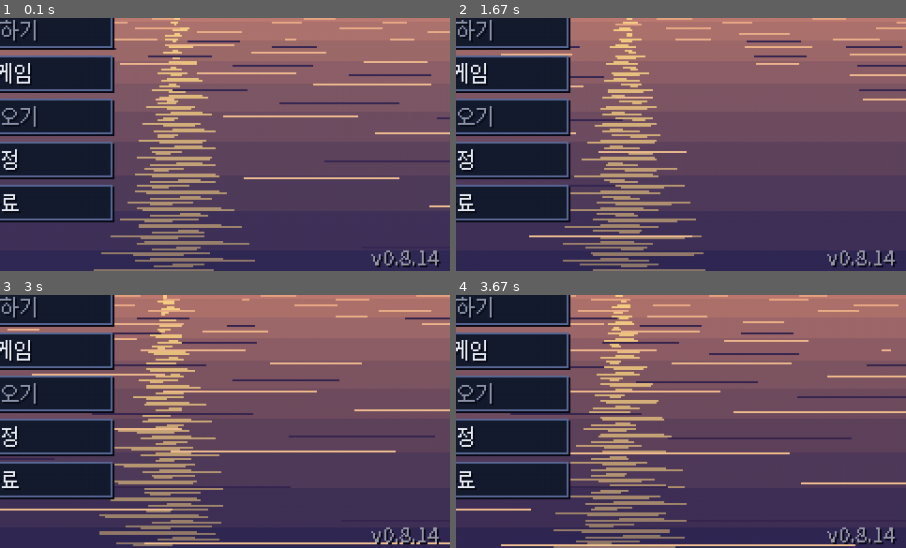
Above: before the commit, frames 1-4 (two rows, left to right).
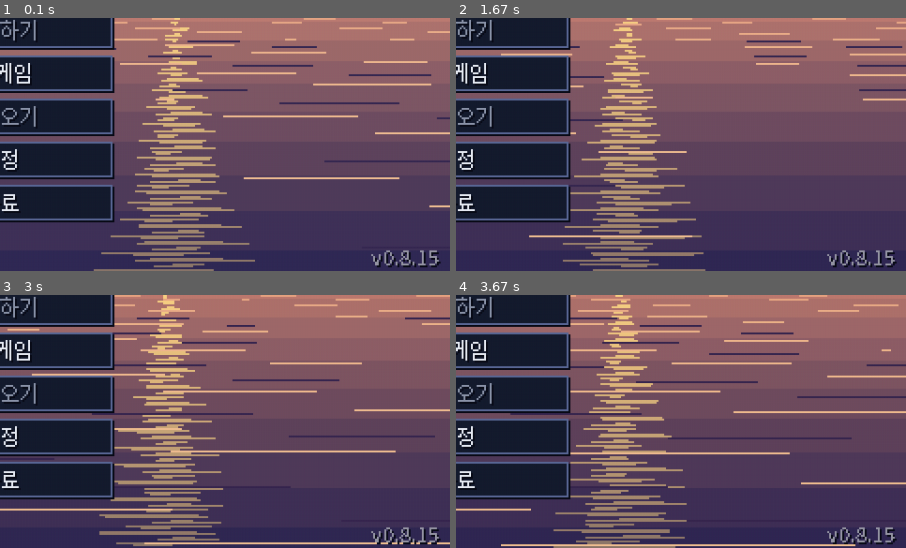
Above: after the commit, the same moments.

Repository: sinsiu60/fishingplanet
Game: pygame game, started from main.py
Two runs of this game, one before a commit and one after it. Both use one fixed random seed, a clock stepped at 60 frames per second and the inputs below.
Inputs (mouse positions are % of the whole screen's width and height, from its top left):
- Up to frame 1 (0.1 s): no input
- Up to frame 2 (1.67 s): tap C at 0.83 s
- Up to frame 3 (3 s): hold Up 2.17-2.63 s; move the mouse to (19, 35) at 2.2 s; hold Up 2.67-2.97 s; move the mouse to (65, 15) at 2.7 s
- Up to frame 4 (3.67 s): tap Tab at 3.4 s
The pictures show only the part of the screen within x 50-100%, y 50-100%; the shares and areas given below are measured in that part.

The runs differ from the first frame. In frame 1, 0.1% of the frame differs, in the area x 94-98%, y 91-99%; in frame 2, 0.1%; in frame 3, 0.1%; in frame 4, 0.1%.

Commit message:
v0.8.15: 지침·장력·돌진을 사운드 개편 전과 소리·진동·타이밍까지 동일하게 (예전 커밋과 순서 비교로 확인)
Co-Authored-By: Claude Opus 5.5 <noreply@anthropic.com>
Claude-Session: https://claude.ai/code/session_01XkZZxEWm7K26sk4a4EAFMF

Diff:
--- a/dist_readme.txt
+++ b/dist_readme.txt
@@ -1,4 +1,4 @@
-낚시 게임 v0.8.14
+낚시 게임 v0.8.15
 ================
 
 실행: FishingGame.exe 를 더블클릭하세요. (Python 설치 필요 없음)
--- a/src/audio/fight_audio.py
+++ b/src/audio/fight_audio.py
@@ -3,7 +3,7 @@
   릴 감기     감기 속도 → 클릭 간격(빠를수록 촘촘)·피치(#0~4)
   드랙 풀림   줄이 풀리는 속도 → 바람 '휘이잉' 반복음 높이(#0~3)·음량 (v0.8.13: 예전 '지이잉'은 거슬려서)
   장력 삐걱임 v0.8.14 롤백으로 없앰 — 예전처럼 빨강·줄 50% 아래에서 가끔 '끼익'(fight 'creak' 이벤트, fishing_scene)
-  줄 실금     내구도 50% 아래부터 '지직' — 낮을수록 잦고 크게
+  줄 실금     v0.8.14 롤백으로 없앰 (예전엔 그 구간에 '끼익'만)
   드랙 단계   단계가 바뀔 때마다 묵직한 '딸깍' (단계 = 피치)
   몸부림     물고기가 움직일 때 가끔 첨벙 — 가까울수록 크게
 
@@ -47,7 +47,7 @@
 
     def update(self, dt: float, v: dict, red_at: float = RED, active: bool = True) -> None:
         reel, payout = v.get("reel", 0.0), v.get("payout", 0.0)
-        line, drag, near = v.get("line", 1.0), v.get("drag"), v.get("near", 0.5)
+        drag, near = v.get("drag"), v.get("near", 0.5)
         # 드랙 풀림: 바람 휘이잉 (풀리는 속도 → 높이 단계·음량). 살짝 풀릴 땐 안 내서 파이팅 내내 깔리지 않게
         if payout > 0.12:
             step = min(3, int(payout * 4))
@@ -61,13 +61,6 @@
                 self.click_t = max(0.022, 0.16 / (0.4 + reel))
                 step = min(4, int(reel / 3.0 * 5))
                 self.sfx.play(f"sfx_reel_click#{step}", 0.35 + 0.1 * min(1.0, reel / 2))
-        # 줄 실금: 내구도 50% 아래, 낮을수록 잦고 크게
-        if line < 0.5:
-            self.crack_t -= dt
-            if self.crack_t <= 0:
-                k = 1 - line / 0.5
-                self.crack_t = random.uniform(0.8, 1.4) * (1.8 - 1.4 * k)
-                self.sfx.play("sfx_line_crack", 0.3 + 0.6 * k)
         # 드랙 단계 딸깍
         if drag is not None:
             d = int(round(drag))
--- a/src/audio/signal_audio.py
+++ b/src/audio/signal_audio.py
@@ -8,8 +8,8 @@
   참기   '타타타탁'
   제스처 '끼리릭'
 
-v0.8.14 롤백: 돌진(rush)은 사운드 개편 전 소리로 — 예고 순간 'legacy_sig_release'(낮게 빠지는 쉬익), 줄 펄스 동안
-'legacy_rush_hum0~7', 돌진 순간 'legacy_rush_go' (assets/sfx/legacy_*.wav, tools/legacy_sfx_extract.py). 시각은 그대로.
+v0.8.14 롤백: 돌진(rush)은 여기서 소리를 내지 않는다 — 사운드 개편 전과 똑같이 fishing_scene._rush_audio 가
+줄 펄스 동안 legacy_rush_hum0~7 과 'pump' 진동을, 돌진 순간 legacy_rush_go 를 낸다.
 
 시각 보정: 정해진 시각에 내는 소리(빌드업·틱·쉬익·띵)는 설정 '오디오 지연 보정'만큼 일찍 낸다 → 들리는 순간 = 화면 순간.
 진동은 Sfx.play(haptic=)가 소리 어택에 맞춘다. 펌핑(박자 북)은 판정 박자와 같은 틱에 따로 낸다 (fishing_scene).
@@ -46,13 +46,13 @@
         b = fight.brain
         hap = f"sig_{fam}"
         self.curs = [c for c in self.curs if c["a"] != action]
+        if action == "rush":
+            return  # v0.8.14 롤백: 예전 방식 (fishing_scene._rush_audio)
         if fam == "release":
             crouch = self.rc["crouch_frac"] * (self.rc["frenzy_crouch_mult"] if "frenzy" in fight.mutations else 1.0)
             self.curs.append({"a": action, "fam": fam, "hum": -1, "go": False,
                               "start": crouch if action == "rush" else 0.0})
-            if action == "rush":
-                self._play("legacy_sig_release", 0.8, haptic=hap)  # 예전 그대로: 예고 순간 계열 소리
-            else:
+            if action != "rush":
                 self._vib(hap)
             return
         if fam == "timing" and action != "pump":
@@ -83,8 +83,7 @@
 
     def _release_go(self, c: dict) -> None:
         c["go"] = True
-        name = "legacy_rush_go" if c["a"] == "rush" else "sig_release_go"
-        self._play(name, 1.0, haptic="bite", strength=1.0)
+        self._play("sig_release_go", 1.0, haptic="bite", strength=1.0)
 
     def update(self, dt: float, fight) -> None:
         if not self.curs or fight is None:
@@ -113,8 +112,7 @@
         if i > c["hum"]:
             c["hum"] = i
             rc = self.rc
-            name = f"legacy_rush_hum{i}" if c["a"] == "rush" else f"sig_release_hum#{i}"
-            self._play(name, 0.55 + 0.35 * q, haptic="pump",
+            self._play(f"sig_release_hum#{i}", 0.55 + 0.35 * q, haptic="pump",
                        strength=rc["haptic_min"] + (rc["haptic_max"] - rc["haptic_min"]) * q)
 
     def _update_timing(self, c: dict, dt: float, off: float) -> bool:
--- a/src/scene/fishing_scene.py
+++ b/src/scene/fishing_scene.py
@@ -723,6 +723,7 @@
         self.toasts.sink = self._say if self._fight_text_mode() else None
         self.sig_dim_t = max(0.0, getattr(self, "sig_dim_t", 0.0) - dt)
         self.signal_audio.update(dt, self.fight if self.fight is not None and self.fight.phase == "fight" else None)
+        self._rush_audio()
         fighting = self.fight is not None and self.fight.phase in ("fight", "net")
         if fighting != getattr(self, "_amb_fight", False):
             self._amb_fight = fighting
@@ -1616,11 +1617,10 @@
             self._signal_cue(ev.split(":", 1)[1])
             self.sig_dim_t = 0.9  # 신호가 뜨는 순간: 하위 HUD 잠깐 더 흐리게
         elif ev == "tired":
-            # v0.8.14 롤백: 지침(기회!)은 사운드 개편 전 '딸깍' 두 번 그대로
+            # v0.8.14 롤백: 지침(기회!)은 사운드 개편 전 그대로 — '딸깍' 두 번 + 감기 계열 진동 바로
             if self.settings.get("signal_sound"):
-                self.sfx.play("legacy_sig_reel", 0.8, haptic="sig_reel")
-            else:
-                self.game.haptics.vibrate("sig_reel", 1.0)
+                self.sfx.play("legacy_sig_reel", 0.8)
+            self.game.haptics.vibrate("sig_reel")
         elif ev in ("action:charge", "hide_peek"):
             self._signal_cue("charge")  # 감기 계열 (빈틈·고개 내밂)
         qr = getattr(self, "quest_run", None)
@@ -1663,6 +1663,7 @@
             pass  # 소리 전용이어도 감기 계열 소리(sig_reel)가 이미 알림 (32장 S8: cue_charge 정리)
         elif ev in ("telegraph:rush", "telegraph:fake_rush"):
             self.sfx.play("legacy_bubbles", 0.45)  # 웅크림: 물을 빨아들이는 소리 (v0.8.14 롤백: 예전 소리)
+            self.rush_hum_i = -1
         elif ev == "telegraph:jump":
             self.sfx.play("sfx_bubbles", 0.8)
             if f.brain.lightning_cue:
@@ -1686,8 +1687,10 @@
         elif ev == "telegraph:turn":
             self.sfx.play("sfx_scrape", 0.8)
         elif ev == "action:rush":
-            # 펄스가 손에 닿음 = 돌진: 쉬익(신호 소리가 냄, signal_audio) + 물보라 + 툭 (v0.8.14 롤백: 예전 소리)
+            # 펄스가 손에 닿음 = 돌진: 쉬익 + 물보라 + 툭 (v0.8.14 롤백: 사운드 개편 전 그대로)
+            self.sfx.play("legacy_rush_go", 1.0)
             self.sfx.play("legacy_splash_small", 0.8)
+            self.game.haptics.vibrate("bite", 1.0)
             self._splash_at(x, z, 0.9)
             self.shake_kick = max(self.shake_kick, 1.5)
         elif ev == "action:jump":
@@ -2132,6 +2135,24 @@
                 out[f"net_{key}"] = tuple(nk[key])
         return out
 
+    def _rush_audio(self) -> None:
+        """v0.8.14 롤백 (사운드 개편 전 그대로): 줄 펄스 동안 울림 음이 단계마다 높아지고 돌진 silence_sec 전 무음,
+        진동은 약하게 시작해 점점 세게."""
+        ph = self._rush_ph(visual=False)
+        if ph is None or ph["stage"] != "pulse":
+            return
+        from src.ui import rush_cue
+        c = rush_cue.cfg()
+        if ph["left"] <= c["silence_sec"]:
+            return
+        steps = 8
+        i = min(steps - 1, int(ph["q"] * steps))
+        if i > getattr(self, "rush_hum_i", -1):
+            self.rush_hum_i = i
+            if self.settings.get("signal_sound"):
+                self.sfx.play(f"legacy_rush_hum{i}", 0.55 + 0.35 * ph["q"])
+            self.game.haptics.vibrate("pump", c["haptic_min"] + (c["haptic_max"] - c["haptic_min"]) * ph["q"])
+
     def _rush_ph_ok(self) -> bool:
         """줄 펄스 같은 그림 예고를 보여도 되나 (소리 전용·동굴 어둠·먹물이면 숨김)."""
         f = self.fight
--- a/src/version.py
+++ b/src/version.py
@@ -1,2 +1,2 @@
 """게임 버전 (릴리즈 태그 v<VERSION>, buildozer.spec version 과 같게)."""
-VERSION = "0.8.14"
+VERSION = "0.8.15"
--- a/tools/legacy_sfx_extract.py
+++ b/tools/legacy_sfx_extract.py
@@ -15,7 +15,7 @@
 os.chdir(ROOT)
 os.environ.setdefault("SDL_AUDIODRIVER", "dummy")
 COMMIT = "c2cb9e8"
-NAMES = ["sig_reel", "creak", "creak2", "creak3", "sig_release", "bubbles", "rush_go", "splash_small"] + [f"rush_hum{i}" for i in range(8)]
+NAMES = ["sig_reel", "creak", "creak2", "creak3", "bubbles", "rush_go", "splash_small"] + [f"rush_hum{i}" for i in range(8)]
 
 
 def main() -> int:
Not shown, changed: RELEASE_NOTES.md
Not shown, changed: SOUND.md
Not shown, removed: assets/sfx/legacy_sig_release.wav
Not shown, changed: buildozer.spec
